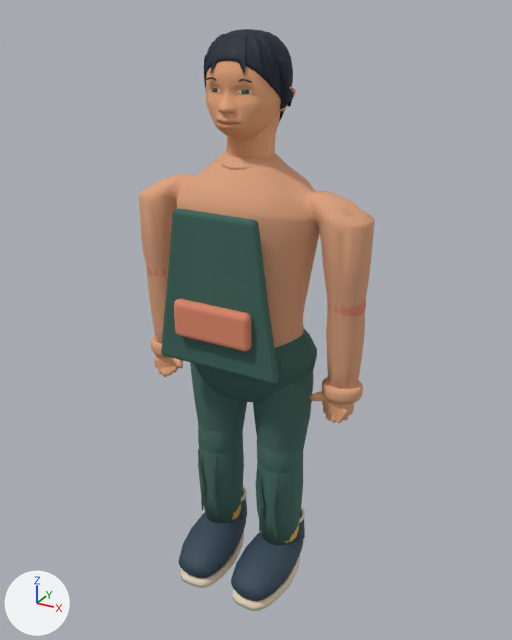
The Blender file models/atrium/residents/xu.blend as it was, and as the next commit left it.
One viewpoint serves both versions: a 50 mm camera at (0.918, -1.632, 1.686) aimed at (0.019, 0.003, 0.869). Arrows for +X, +Y and +Z are at lower left; the lights stay in place. The first picture is the older version.

The older version as bpy lines, for what is in view:
```python
ob_cotton_plant_apron = bpy.data.objects.new('Cotton plant apron', me_cotton_plant_apronmesh)
ob_cotton_plant_apron.parent = ob_visualroot
ob_cotton_plant_apron.location = (0.0, -0.177, 1.005)
ob_head = bpy.data.objects.new('Head', me_player_head_and_curved_eyelids)
ob_head.parent = ob_headpivot
ob_head.location = (0.0, 0.0, 0.0)
ob_headpivot = bpy.data.objects.new('HeadPivot', None)
ob_headpivot.parent = ob_visualroot
ob_headpivot.location = (0.0, 0.0, 1.486)
ob_headpivot.scale = (0.54, 0.516, 0.513)
ob_skinnedarticulationcore = bpy.data.objects.new('SkinnedArticulationCore', me_skinnedarticulationcoremesh)
ob_skinnedarticulationcore.location = (0.0, 0.0, 0.0)
ob_skinnedarticulationdetail = bpy.data.objects.new('SkinnedArticulationDetail', me_skinnedarticulationdetailmesh)
ob_skinnedarticulationdetail.location = (0.0, 0.0, 0.0)
ob_skirthipfoundation = bpy.data.objects.new('SkirtHipFoundation', me_skirthipfoundationmesh)
ob_skirthipfoundation.parent = ob_visualroot
ob_skirthipfoundation.location = (0.0, 0.0, 0.0)
ob_visualroot = bpy.data.objects.new('VisualRoot', None)
ob_visualroot.location = (0.0, 0.0, 0.0)
# also in view: 'Apron soft patch pocket' at (0.0, -0.201, 0.93); 'Hair continuous scalp' at (-0.002, 0.003, 1.54)
```
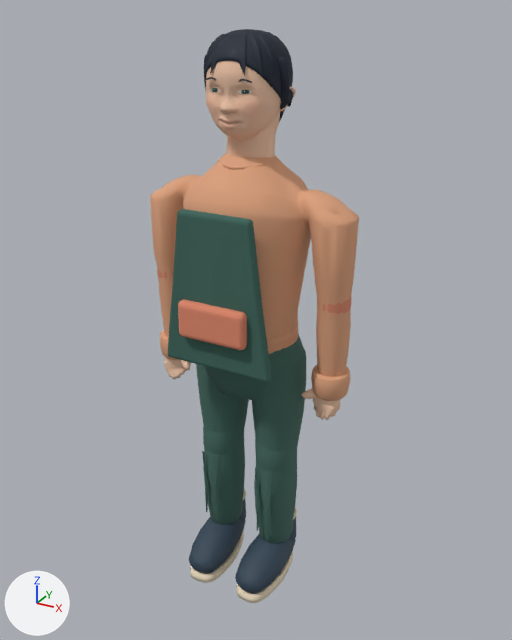
ob_visualroot is not drawn itself; it is the parent of ob_waistband, ob_leftarmpivot, ob_rightarmpivot, ob_leftlegpivot, ob_rightlegpivot, ob_skirthipfoundation, ob_headpivot, ob_soft_neckline.
ob_headpivot is not drawn itself; it is the parent of ob_head, ob_eyepivot__1, ob_browpivot__1, ob_eyepivot_1, ob_browpivot_1, ob_mouthpivot, ob_hair_continuous_scalp, ob_hair_swept_fringe_0.

Where the newer file only moved an object's origin or applied its transform, the numbers keep the older frame.

What changed in the scene script:
```text
Change me_player_head_and_curved_eyelids:
    used by ob_head; parent = ob_headpivot; location = (0.0, 0.0, 0.0)
    remove me_player_head_and_curved_eyelids.from_pydata(...)  # 1869 vertices, 3392 faces; spans x -0.224..0.225, y -0.249..0.207, z -0.353..0.294
    add me_player_head_and_curved_eyelids.from_pydata(...)  # 1874 vertices, 3402 faces; spans x -0.224..0.225, y -0.232..0.207, z -0.353..0.294
    me_player_head_and_curved_eyelids part 1: 259 vertices moved from x -0.154..0.174, y -0.215..-0.083, z -0.194..0.075 to x -0.149..0.174, y -0.214..-0.085, z -0.195..0.075; 525 vertices removed from x -0.157..0.167, y -0.249..-0.047, z -0.202..0.161; 533 vertices added at x -0.156..0.166, y -0.232..-0.053, z -0.202..0.16
    me_player_head_and_curved_eyelids part 2: 2102 kept faces spanning x -0.224..0.225, y -0.216..0.207, z -0.353..0.294 get new vertex colours; the middle colour goes from beige #ebaa7e to beige #efc6aa
    other edits to the shape of me_player_head_and_curved_eyelids do not show in these pictures
Change me_skinnedarticulationcoremesh:
    remove me_skinnedarticulationcoremesh.from_pydata(...)  # 6295 vertices, 12082 faces; spans x -0.351..0.351, y -0.217..0.153, z 0.006..1.34
    add me_skinnedarticulationcoremesh.from_pydata(...)  # 6710 vertices, 12916 faces; spans x -0.354..0.354, y -0.191..0.153, z 0.006..1.34
    me_skinnedarticulationcoremesh part 3: the loose piece of 236 vertices spanning x -0.186..-0.018, y -0.217..0.079, z 0.019..0.156 is scaled about its middle by (0.88, 0.88, 1), then moved by (0.0, 0.008, 0.0)
    me_skinnedarticulationcoremesh part 4: the loose piece of 490 vertices spanning x -0.176..-0.029, y -0.207..0.079, z 0.034..0.038 is scaled about its middle by (0.88, 0.88, 1), then moved by (0.0, 0.008, 0.0)
    me_skinnedarticulationcoremesh part 5: the loose piece of 192 vertices spanning x -0.179..-0.025, y -0.216..0.087, z 0.006..0.035 is scaled about its middle by (0.88, 0.88, 1), then moved by (0.0, 0.008, 0.0)
    me_skinnedarticulationcoremesh part 6: the loose piece of 236 vertices spanning x 0.018..0.186, y -0.217..0.079, z 0.019..0.156 is scaled about its middle by (0.88, 0.88, 1), then moved by (0.0, 0.008, 0.0)
    me_skinnedarticulationcoremesh part 7: the loose piece of 490 vertices spanning x 0.029..0.176, y -0.207..0.079, z 0.034..0.038 is scaled about its middle by (0.88, 0.88, 1), then moved by (0.0, 0.008, 0.0)
    me_skinnedarticulationcoremesh part 8: the loose piece of 192 vertices spanning x 0.025..0.179, y -0.216..0.087, z 0.006..0.035 is rebuilt with 192 vertices and now spans x 0.035..0.17, y -0.19..0.077, z 0.006..0.035
    me_skinnedarticulationcoremesh part 9: 18 vertices moved within x -0.312..0.319, y -0.06..0.017, z 0.631..0.733; 2292 vertices removed from x -0.351..0.351, y -0.107..0.107, z 0.093..0.78; 2687 vertices added at x -0.354..0.354, y -0.139..0.144, z 0.093..0.852
    me_skinnedarticulationcoremesh part 10: 2245 kept faces spanning x -0.351..0.351, y -0.165..0.153, z 0.128..1.34 get new texture (UV) coordinates
    other edits to the shape of me_skinnedarticulationcoremesh do not show in these pictures
Change ob_visualroot:
    ob_visualroot.scale: (1.0, 1.0, 1.0) -> (0.88, 1.0, 1.0)
Remove ob_skirthipfoundation:
    ob_skirthipfoundation = bpy.data.objects.new('SkirtHipFoundation', me_skirthipfoundationmesh)
Change ob_headpivot:
    ob_headpivot.parent: ob_visualroot -> ob_headwidthcompensator
Change ob_skinnedarticulationdetail:
    ob_skinnedarticulationdetail.scale: (1.0, 1.0, 1.0) -> (0.88, 1.0, 1.0)
Change ob_skinnedarticulationcore:
    ob_skinnedarticulationcore.scale: (1.0, 1.0, 1.0) -> (0.88, 1.0, 1.0)
Add ob_headwidthcompensator:
    ob_headwidthcompensator = bpy.data.objects.new('HeadWidthCompensator', None)
    ob_headwidthcompensator.parent = ob_visualroot
    ob_headwidthcompensator.location = (0.0, 0.0, 0.0)
    ob_headwidthcompensator.scale = (1.14, 1.0, 1.0)
Add ob_surface_fitted_knit_hem:
    ob_surface_fitted_knit_hem = bpy.data.objects.new('Surface fitted knit hem', me_surface_fitted_knit_hem)  # 192 vertices, 146 faces; spans x -0.164..0.164, y -0.134..0.129, z 0.805..0.865; in mat_facilitator_fine_poplin_fabric (beige #dfa47f)
    ob_surface_fitted_knit_hem.parent = ob_visualroot
    ob_surface_fitted_knit_hem.location = (0.0, 0.0, 0.0)
```

Changed parts and their boxes (x1, y1, x2, y2) in the pictures (512 x 640 px; the box of a moved part takes in the faces that stretch with it):
'SkinnedArticulationCore', reshaped, rescaled (11% narrower): before (139, 152, 375, 611); after (150, 153, 359, 603)
'Cotton plant apron', rescaled (13% narrower): before (161, 208, 279, 384); after (168, 209, 271, 382)
'Head', reshaped: before (206, 61, 296, 157); after (206, 61, 296, 158)
'SkinnedArticulationDetail', rescaled (12% narrower): before (146, 265, 366, 538); after (157, 267, 351, 535)
'SkirtHipFoundation', deleted (dark green): before (193, 329, 317, 403)
'Apron soft patch pocket', rescaled (11% narrower): before (174, 299, 252, 351); after (178, 299, 247, 350)
'Surface fitted knit hem', added (beige): after (267, 325, 298, 354)
'Soft neckline', rescaled (11% narrower, 8% shorter): before (215, 158, 267, 169); after (218, 159, 264, 169)
'WaistBand', no longer drawn (mostly hidden): before (278, 361, 285, 372)
part 1 of me_player_head_and_curved_eyelids, moved or reshaped: before (206, 70, 278, 157); after (206, 70, 278, 158)
part 2 of me_player_head_and_curved_eyelids, recoloured: (206, 61, 296, 157) in both
part 3 of me_skinnedarticulationcoremesh, moved or reshaped: before (179, 513, 246, 578); after (189, 516, 246, 574)
part 4 of me_skinnedarticulationcoremesh, moved or reshaped: before (183, 537, 242, 580); after (192, 535, 242, 575)
part 5 of me_skinnedarticulationcoremesh, moved or reshaped: before (181, 531, 244, 588); after (190, 532, 244, 583)
part 6 of me_skinnedarticulationcoremesh, moved or reshaped: before (231, 531, 303, 601); after (235, 533, 296, 594)
part 7 of me_skinnedarticulationcoremesh, moved or reshaped: before (235, 560, 298, 603); after (238, 553, 292, 595)
part 8 of me_skinnedarticulationcoremesh, rebuilt (17% narrower, 7% shorter): before (232, 555, 300, 611); after (237, 551, 293, 603)
part 9 of me_skinnedarticulationcoremesh, moved or reshaped: before (150, 336, 363, 545); after (160, 330, 350, 543)
part 10 of me_skinnedarticulationcoremesh, surface changed: before (139, 152, 375, 543); after (150, 153, 359, 542)
